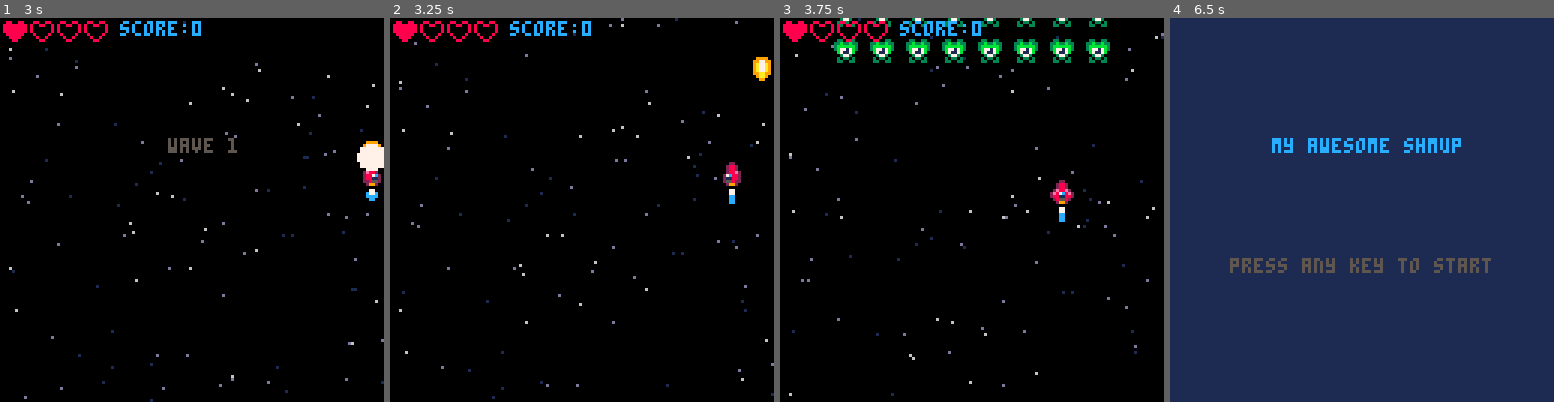
Above: before the commit, frames 1-4 (left to right).
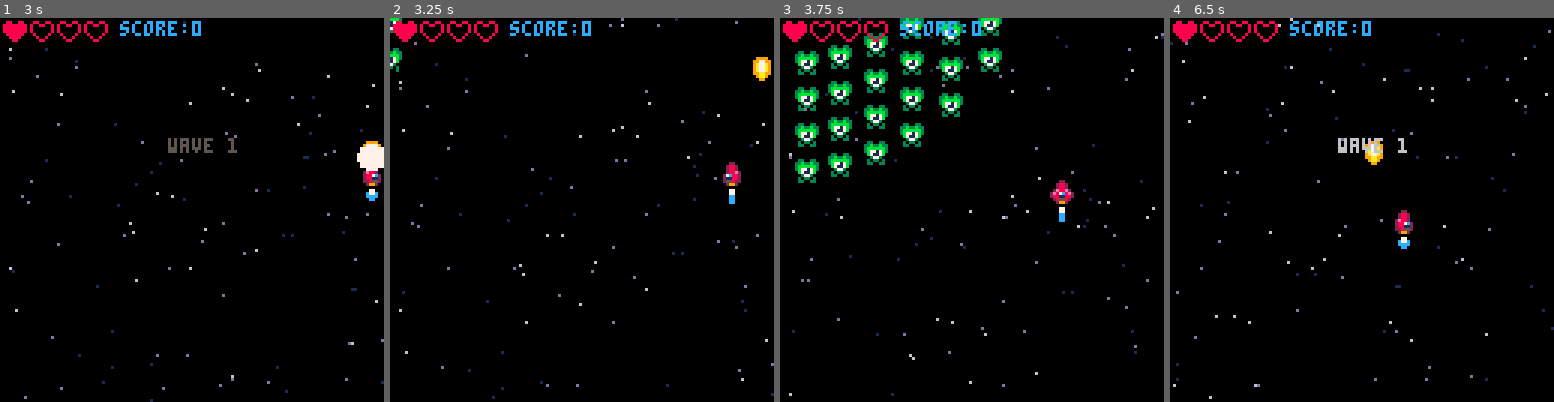
Above: after the commit, the same moments.

Repository: Krystman/lazydevs-pico8-basic-shmup
Game: PICO-8 cartridge shmup.p8
Same seed, same stepped clock (60 frames per second), same inputs: the game is played once before the commit and once after it.
Inputs:
- Up to frame 1 (3 s): tap X (X key) at 0.33, 1.07, 1.85, 2.97 s; tap O (Z key) at 0.7, 1.7, 2.1, 2.5, 2.9 s; hold Right 1.6-2.1 s; hold Up 2.15-2.42 s; hold Right from 2.47 s (still down)
- Up to frame 2 (3.25 s): release Right at 3.03 s; hold Left from 3.08 s (still down)
- Up to frame 3 (3.75 s): tap O (Z key) at 3.3, 3.7 s; release Left at 3.58 s; hold Down from 3.63 s (still down)
- Up to frame 4 (6.5 s): release Down at 3.97 s; hold Right 4.02-4.68 s; tap X (X key) at 4.08, 5.2, 6.32 s; tap O (Z key) every 0.4 s from 4.1 to 6.1 s; hold Up 4.73-5.03 s; hold Left 5.08-5.68 s; hold Down 5.73-6.03 s; hold Right from 6.08 s (still down)

Frame 1 is identical in both runs. In frame 2, 0.2% of the frame differs, in the area x 0-4%, y 0-15%; in frame 3, 7.5%; in frame 4, 100%, in the area x 0-100%, y 0-100%.

Commit message:
Beginning of 22 - Enemy Attacks

Diff:
--- a/shmup.p8
+++ b/shmup.p8
@@ -3,13 +3,9 @@
 __lua__
 -- todo
 -- ------------
+-- enemy behavior
+-- enemy bullets
 -- nicer screens
--- flexible collision detection
-
--- even more enemies
--- enemy behavior
--- where do enemies spawn?
--- enemy bullets
 
 function _init()
  --this will clear the screen
@@ -446,6 +442,8 @@
   return
  end
 
+ --picking
+ picking()
 
  --animate flame
  flamespr=flamespr+1
@@ -648,12 +646,13 @@
 -- waves and enemies
 
 function spawnwave()
+ sfx(28)
  if wave==1 then
   placens({
-   {0,1,1,1,1,1,1,1,1,0},
-   {0,1,1,1,1,1,1,1,1,0},
-   {0,1,1,1,1,1,1,1,1,0},
-   {0,1,1,1,1,1,1,1,1,0}
+   {1,1,1,1,1,1,1,1,1,1},
+   {1,1,1,1,1,1,1,1,1,1},
+   {1,1,1,1,1,1,1,1,1,1},
+   {1,1,1,1,1,1,1,1,1,1}
   })
  elseif wave==2 then
   placens({
@@ -685,7 +684,7 @@
   local myline=lvl[y]
   for x=1,10 do
    if myline[x]!=0 then
-    spawnen(myline[x],x*12-6,4+y*12)
+    spawnen(myline[x],x*12-6,4+y*12,x*3)
    end
   end
  end
@@ -712,13 +711,15 @@
 
 end
 
-function spawnen(entype,enx,eny)
+function spawnen(entype,enx,eny,enwait)
  local myen=makespr()
- myen.x=enx
+ myen.x=enx*1.25-16
  myen.y=eny-66
 
  myen.posx=enx
  myen.posy=eny
+
+ myen.wait=enwait
 
  myen.mission="flyin"
 
@@ -754,17 +755,45 @@
 --behavior
 
 function doenemy(myen)
+ if myen.wait>0 then
+  myen.wait-=1
+  return
+ end
+
  if myen.mission=="flyin" then
   --flying in
-  myen.y+=1
-  if myen.y>=myen.posy then
+  --basic easing function
+  --x+=(targetx-x)/n
+
+  myen.x+=(myen.posx-myen.x)/7
+  myen.y+=(myen.posy-myen.y)/7
+
+  if abs(myen.y-myen.posy)<0.7 then
+   myen.y=myen.posy
    myen.mission="protec"
   end
 
  elseif myen.mission=="protec" then
   -- staying put
+
  elseif myen.mission=="attac" then
   -- attac
+  myen.y+=1.7
+
+ end
+
+end
+
+function picking()
+ if mode!="game" then
+  return
+ end
+
+ if t%60==0 then
+  local myen=rnd(enemies)
+  if myen.mission=="protec" then
+   myen.mission="attac"
+  end
  end
 
 end
Not shown, changed: the sound effects (__sfx__) section of shmup.p8
